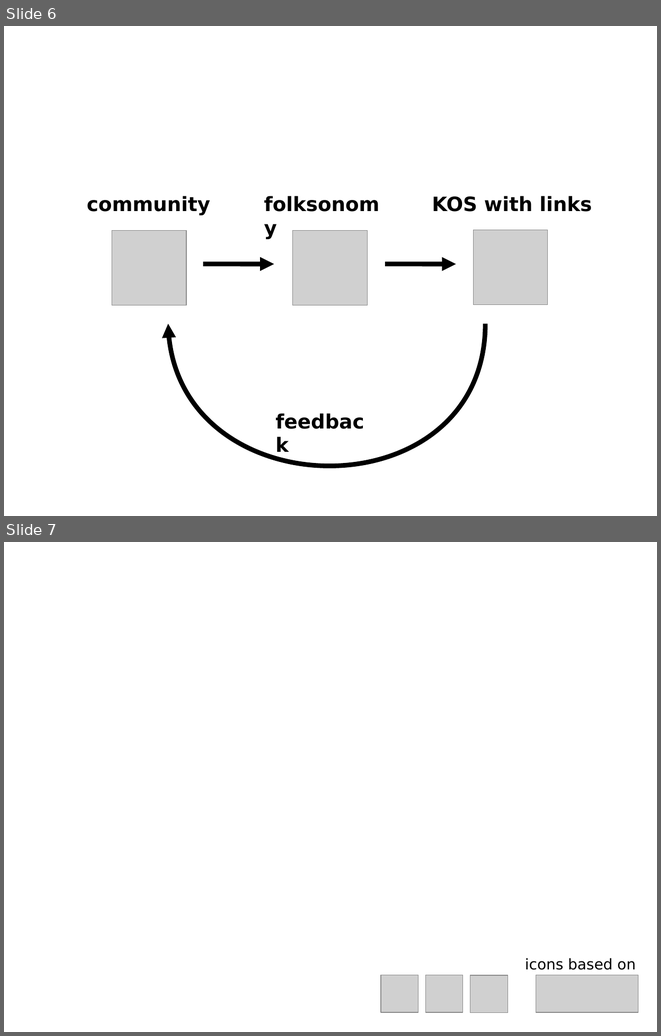
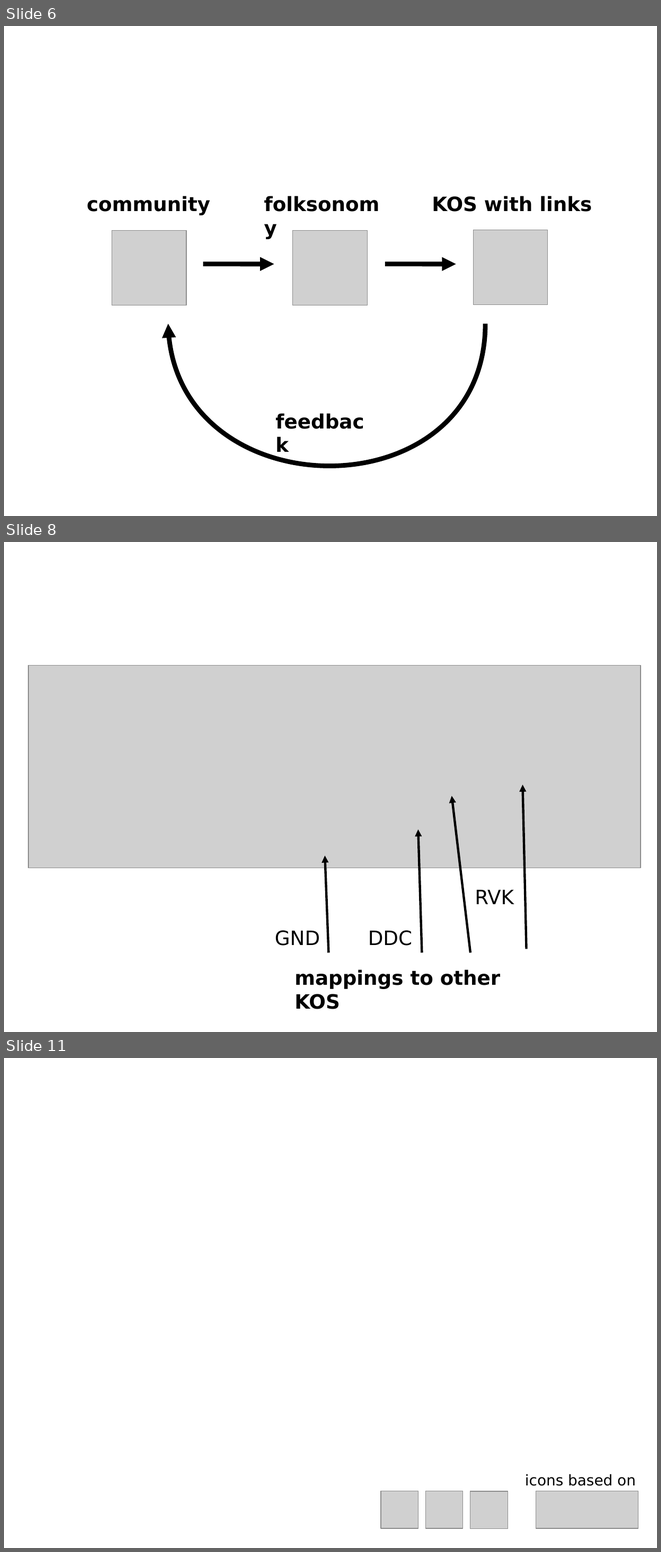
Before and after one commit to jakobib/mtsr2012, a slide deck: img/images.odp. Shown one above the other, each under a label of ours: slides 6 and 7 before the commit, slides 6, 8 and 11 after it; the slides between them are not shown. The pictures are 661x1036 and 661x1552 pixels, drawn with LibreOffice and Linux fonts; fonts in the diff are those of the drawing; grey boxes stand for pictures. Boxes give left, top, right and bottom in pixels: in the first picture for what was removed or moved away, otherwise in the second. Text is boxed around its words. In the diff, an @@ line names an element or a change of style, - is before the commit and + after.

```diff
--- a/img/images.odp
+++ b/img/images.odp
@@ slide 8 added at (x1=4, y1=542, x2=657, y2=1032), background #FFFFFF @@
@@ picture added at (x1=28, y1=665, x2=641, y2=868) @@
@@ arrow added from (470, 953) to (452, 795), #000000 2.83 pt @@
@@ arrow added from (527, 949) to (523, 784), #000000 2.83 pt @@
@@ arrow added from (422, 953) to (418, 829), #000000 2.83 pt @@
@@ arrow added from (329, 953) to (325, 855), #000000 2.83 pt @@
@@ text added at (x1=475, y1=889, x2=514, y2=904), 24 pt, text #000000 @@
+RVK
@@ text added at (x1=275, y1=930, x2=320, y2=945), 24 pt, text #000000 @@
+GND
@@ text added at (x1=368, y1=930, x2=412, y2=945), 24 pt, text #000000 @@
+DDC
@@ text added at (x1=294, y1=969, x2=501, y2=1009), 24 pt, text #000000, bold @@
+mappings to other KOS
@@ what was slide 7 is now slide 11 @@
```
Also in this commit, not shown: 3 other slides added, 9 other files.
